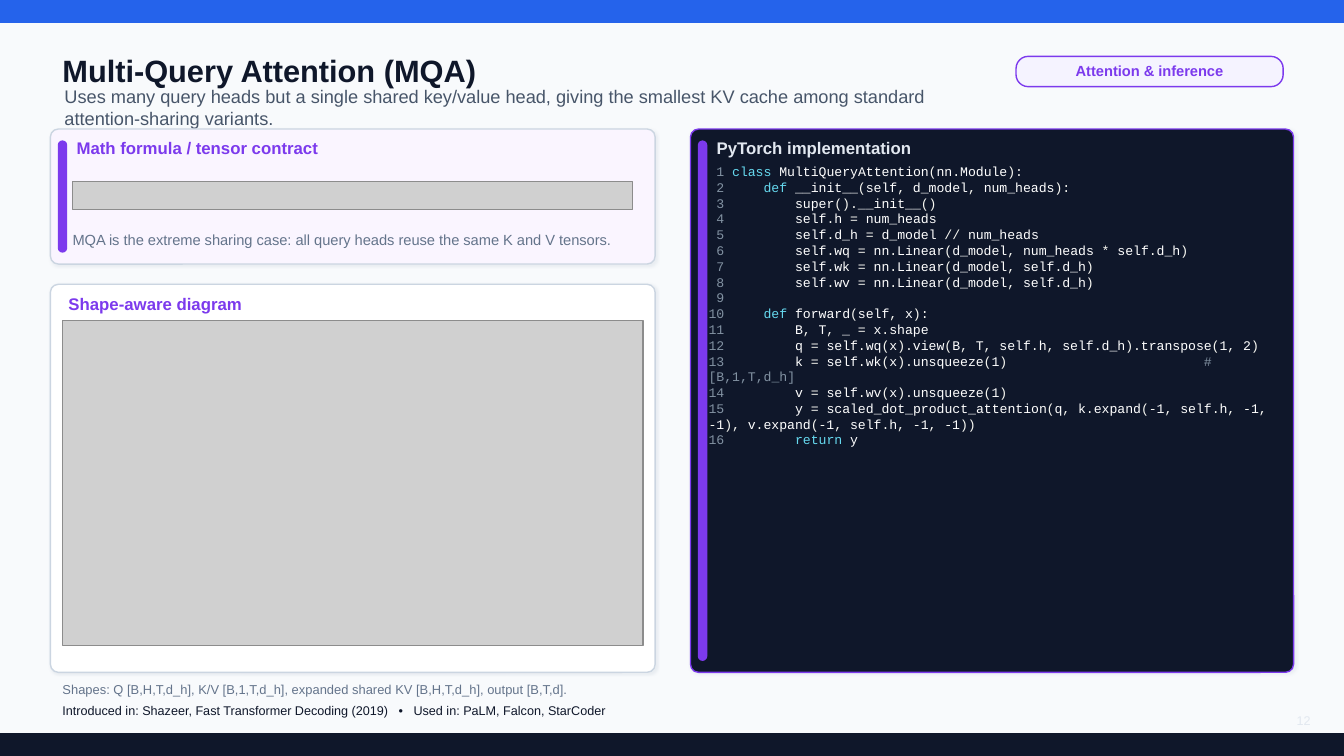
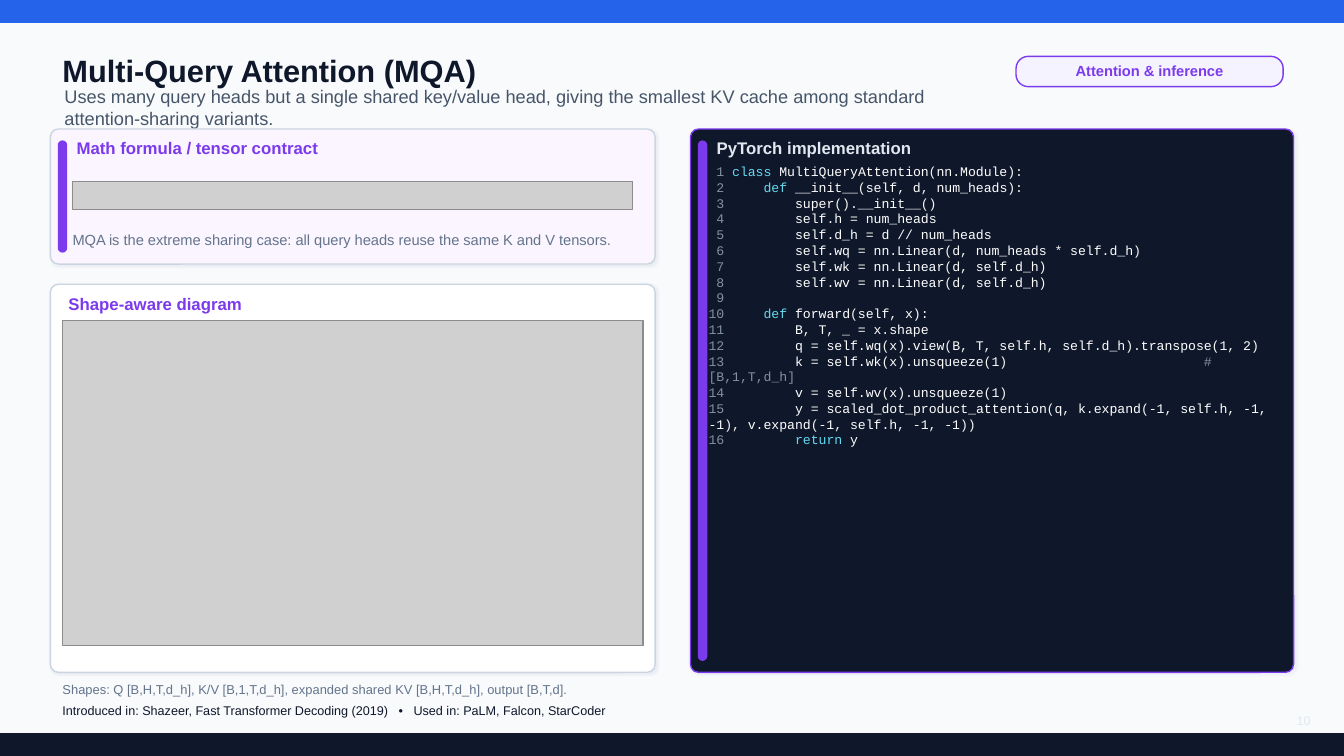
Before and after one commit to ykaitao/AI-ML-Hands-on, a slide deck: slide 10 of lecture_notes/LLMs.pptx (slide 12 before the commit). Drawn at 1344x756 pixels with LibreOffice and Linux fonts; fonts in the diff are those of the drawing; grey boxes stand for pictures. Boxes give left, top, right and bottom in pixels: in the first picture for what was removed or moved away, otherwise in the second. Text is boxed around its words. In the diff, an @@ line names an element or a change of style, - is before the commit and + after.

```diff
--- a/lecture_notes/LLMs.pptx
+++ b/lecture_notes/LLMs.pptx
@@ text at (x1=709, y1=167, x2=1267, y2=447): text changed @@
-1 class MultiQueryAttention(nn.Module):
-2 def __init__(self, d_model, num_heads):
-3 super().__init__()
-4 self.h = num_heads
-5 self.d_h = d_model // num_heads
-6 self.wq = nn.Linear(d_model, num_heads * self.d_h)
-7 self.wk = nn.Linear(d_model, self.d_h)
-8 self.wv = nn.Linear(d_model, self.d_h)
-9
-10 def forward(self, x):
-11 B, T, _ = x.shape
-12 q = self.wq(x).view(B, T, self.h, self.d_h).transpose(1, 2)
-13 k = self.wk(x).unsqueeze(1) # [B,1,T,d_h]
-14 v = self.wv(x).unsqueeze(1)
-15 y = scaled_dot_product_attention(q, k.expand(-1, self.h, -1, -1), v.expand(-1, self.h, -1, -1))
-16 return y
+1 class MultiQueryAttention(nn.Module):
+2 def __init__(self, d, num_heads):
+3 super().__init__()
+4 self.h = num_heads
+5 self.d_h = d // num_heads
+6 self.wq = nn.Linear(d, num_heads * self.d_h)
+7 self.wk = nn.Linear(d, self.d_h)
+8 self.wv = nn.Linear(d, self.d_h)
+9
+10 def forward(self, x):
+11 B, T, _ = x.shape
+12 q = self.wq(x).view(B, T, self.h, self.d_h).transpose(1, 2)
+13 k = self.wk(x).unsqueeze(1) # [B,1,T,d_h]
+14 v = self.wv(x).unsqueeze(1)
+15 y = scaled_dot_product_attention(q, k.expand(-1, self.h, -1, -1), v.expand(-1, self.h, -1, -1))
+16 return y
```
Also in this commit, not shown: 7 other slides changed, 2 slides removed, 5 other files.
